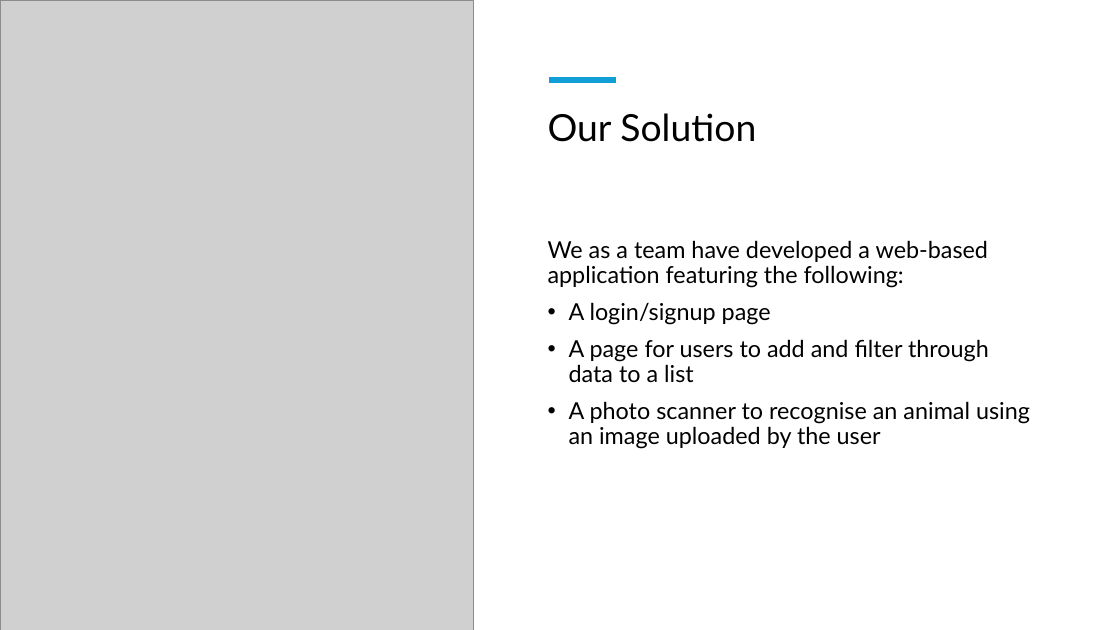
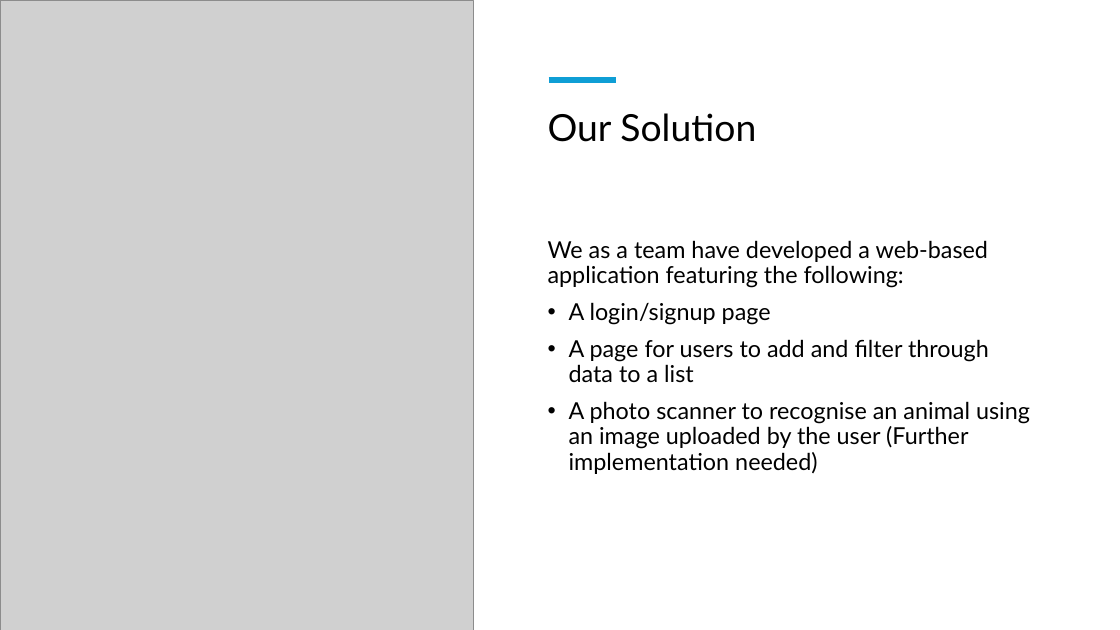
Before and after one commit to stuartiek/sonica-RGU-Hack-, a slide deck: slide 3 of RGUHack25 Presentation by Sonica.pptx. Drawn at 1120x630 pixels with LibreOffice and Linux fonts; fonts in the diff are those of the drawing; grey boxes stand for pictures. Boxes give left, top, right and bottom in pixels: in the first picture for what was removed or moved away, otherwise in the second. Text is boxed around its words. In the diff, an @@ line names an element or a change of style, - is before the commit and + after.

```diff
--- a/RGUHack25 Presentation by Sonica.pptx
+++ b/RGUHack25 Presentation by Sonica.pptx
@@ text at bbox=[569, 401, 1030, 474]: text changed @@
-• A photo scanner to recognise an animal using an image uploaded by the user
+• A photo scanner to recognise an animal using an image uploaded by the user (Further implementation needed)
```
Also in this commit, not shown: 3 other slides changed, 2 slides added, 1 slide removed.
